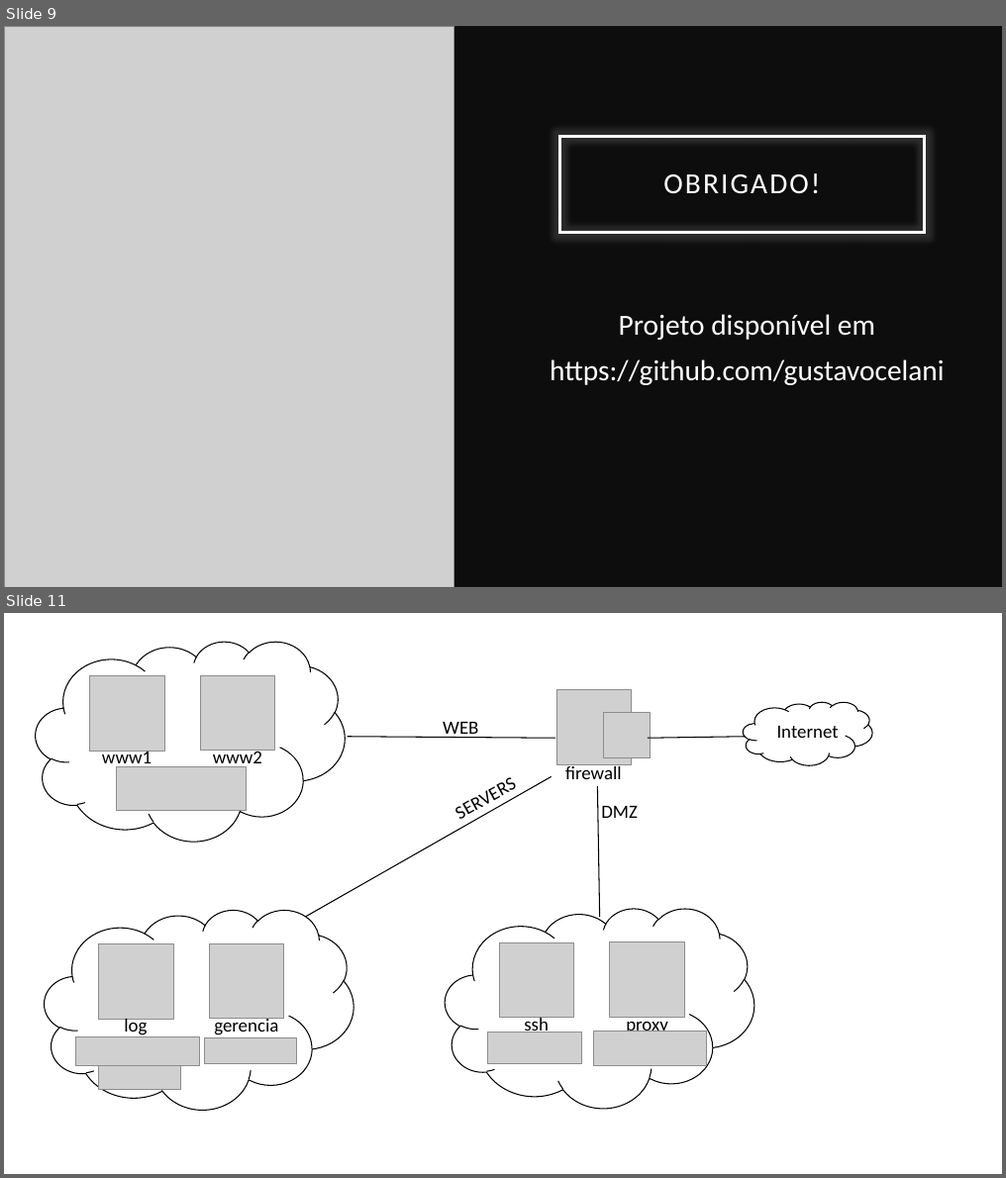
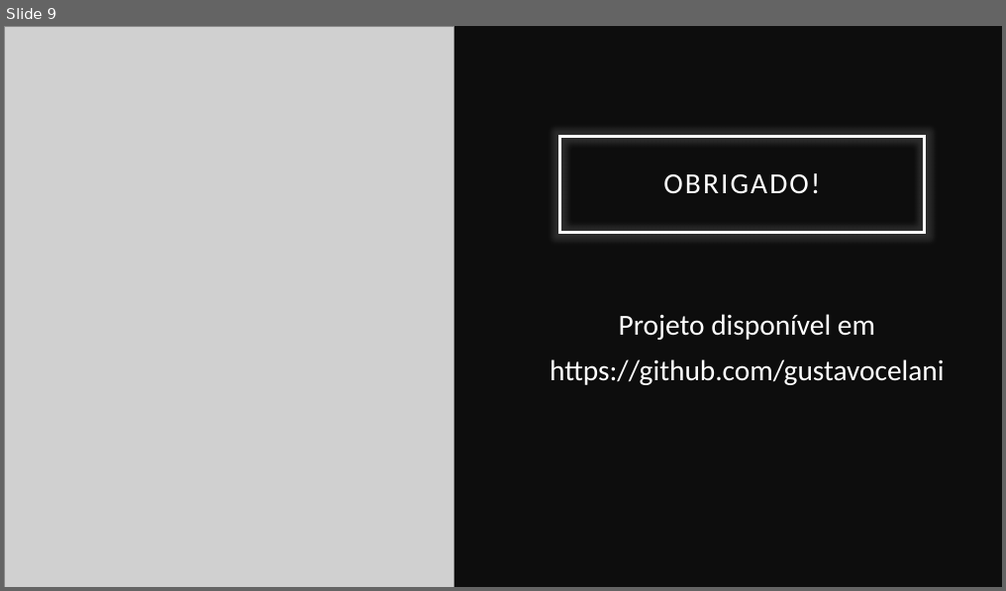
Before and after one commit to gustavocelani/shell_scripts, a slide deck: lxd/monitored_environment/doc/Presentation.pptx. Shown one above the other, each under a label of ours: slides 9 and 11 before the commit, slide 9 after it; the slides between them are not shown. The pictures are 1006x1178 and 1006x591 pixels, drawn with LibreOffice and Linux fonts; fonts in the diff are those of the drawing; grey boxes stand for pictures. Boxes give left, top, right and bottom in pixels: in the first picture for what was removed or moved away, otherwise in the second. Text is boxed around its words. In the diff, an @@ line names an element or a change of style, - is before the commit and + after.

```diff
--- a/lxd/monitored_environment/doc/Presentation.pptx
+++ b/lxd/monitored_environment/doc/Presentation.pptx
@@ slide 11 removed at [4, 613, 1002, 1174], background #FFFFFF @@
@@ cloud removed at [36, 642, 345, 842] @@
@@ picture removed at [90, 676, 165, 751] @@
@@ picture removed at [200, 675, 275, 750] @@
@@ picture removed at [556, 689, 632, 764] @@
@@ text removed at [443, 722, 478, 738] @@
-WEB
@@ picture removed at [604, 712, 650, 759] @@
@@ cloud removed at [743, 702, 872, 765] @@
@@ text removed at [777, 726, 839, 738] @@
-Internet
@@ text removed at [102, 751, 152, 768] @@
-www1
@@ text removed at [213, 748, 262, 768] @@
-www2
@@ line removed from (348, 737) to (555, 738) @@
@@ text removed at [443, 746, 562, 831] @@
-SERVERS
@@ line removed from (648, 738) to (746, 737) @@
@@ picture removed at [116, 767, 247, 810] @@
@@ line removed from (551, 777) to (306, 917) @@
@@ text removed at [565, 764, 622, 779] @@
-firewall
@@ line removed from (598, 786) to (600, 917) @@
@@ text removed at [601, 806, 638, 818] @@
-DMZ
@@ cloud removed at [445, 909, 754, 1109] @@
@@ cloud removed at [45, 910, 353, 1110] @@
@@ picture removed at [98, 945, 173, 1020] @@
@@ picture removed at [209, 944, 284, 1019] @@
@@ picture removed at [500, 943, 574, 1018] @@
@@ picture removed at [610, 943, 684, 1017] @@
@@ text removed at [124, 1019, 147, 1038] @@
-log
@@ text removed at [214, 1017, 278, 1036] @@
-gerencia
@@ text removed at [524, 1017, 548, 1033] @@
-ssh
@@ text removed at [626, 1017, 668, 1032] @@
-proxy
@@ picture removed at [75, 1038, 199, 1065] @@
@@ picture removed at [98, 1058, 180, 1090] @@
@@ picture removed at [205, 1039, 297, 1064] @@
@@ picture removed at [487, 1033, 582, 1064] @@
@@ picture removed at [594, 1031, 706, 1065] @@
```
Also in this commit, not shown: 1 slide changed, 1 other slide removed, 4 other files.
